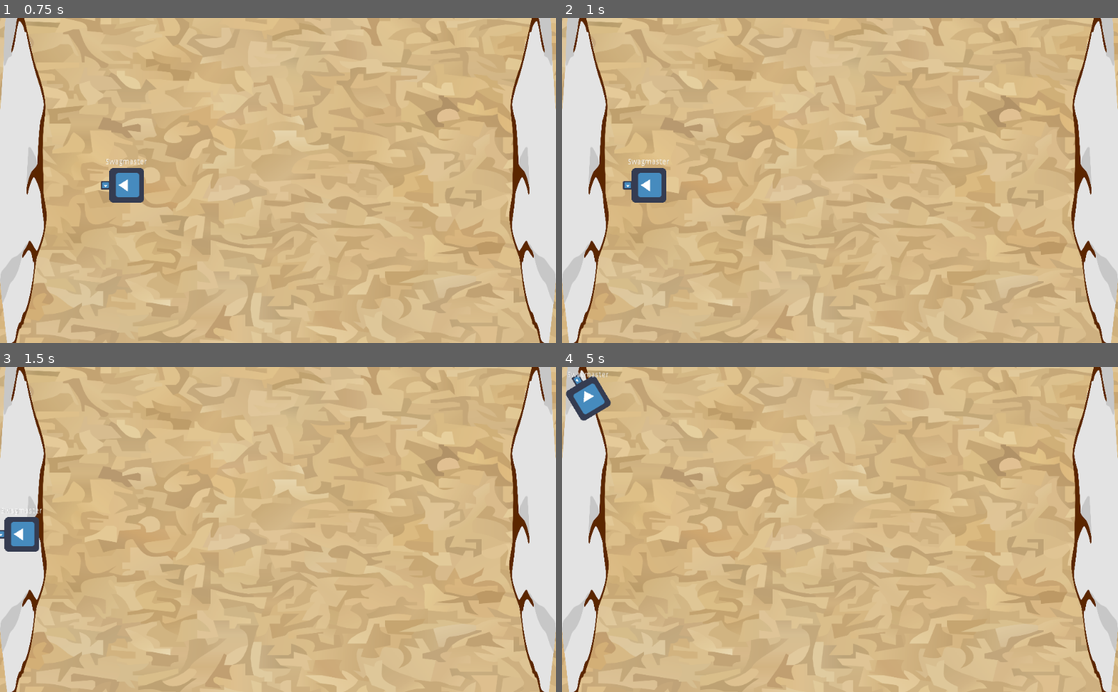
Above: before the commit, frames 1-4 (two rows, left to right).
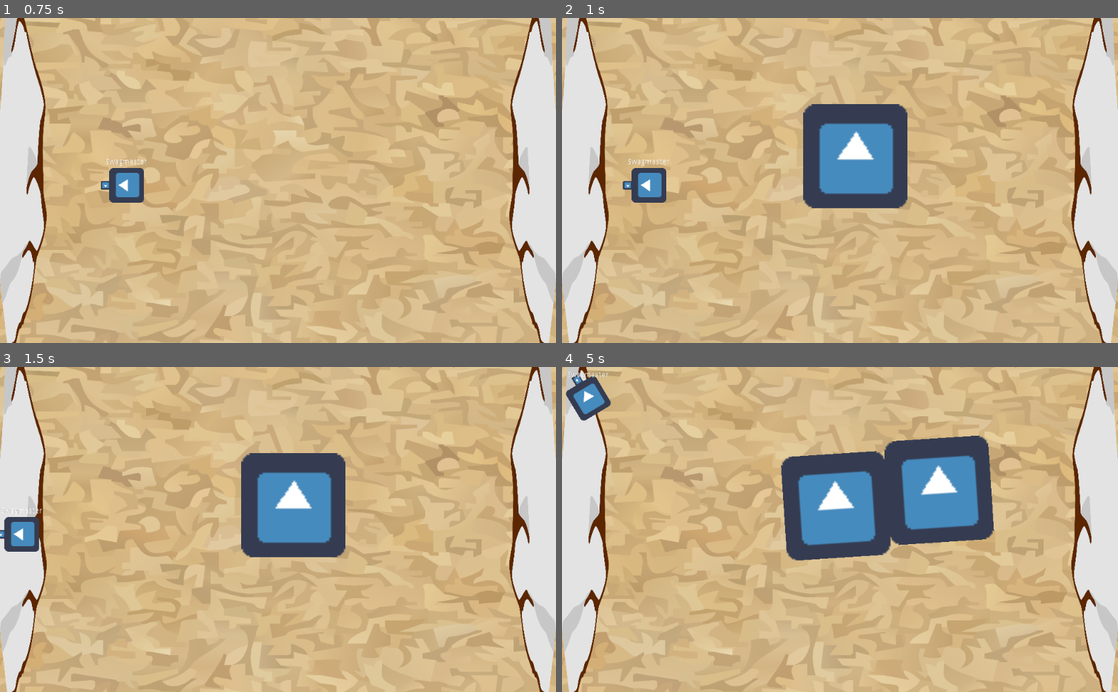
Above: after the commit, the same moments.

Repository: Luzzotica/BugOfWar
Game: Godot game, scene res://Entities/BugOfWar/BasicMap.tscn
Two runs of this game, one before a commit and one after it. Both use one fixed random seed, a clock stepped at 60 frames per second and the inputs below. This scene is started directly instead of the project's main scene. The engine's default icon, where the game draws it, is replaced by a stand-in: a white triangle on a blue panel in a dark square.
Inputs (mouse positions are in pixels of both pictures, inside the frame that each line leads up to):
- Up to frame 1 (0.75 s): tap Enter at 0.5 s; move the mouse to (400, 164) at 0.52 s; hold Right (ui_right) from 0.53 s (still down); hold A (a) from 0.53 s (still down); click (400, 164) at 0.67 s
- Up to frame 2 (1 s): keep holding Right (ui_right); keep holding A (a); tap D (d) at 0.8 s
- Up to frame 3 (1.5 s): release Right (ui_right) at 1.25 s; release A (a) at 1.25 s; drag from (166, 545) to (22, 529) at 1.27 s
- Up to frame 4 (5 s): tap Space (special) at 2, 3.5 s; move the mouse to (895, 458) at 2.02 s; hold Right (ui_right) 2.03-2.75 s; hold Shift (grab) 2.03-2.75 s; tap S (s) at 2.3 s; tap Enter at 2.75 s; drag from (812, 594) to (1095, 529) at 2.77 s; move the mouse to (1006, 578) at 3.52 s; hold Left (ui_left) 3.53-4.25 s; hold W (w) 3.53-4.25 s; tap A (a) at 3.8 s; drag from (673, 480) to (589, 383) at 4.27 s

Frame 1 is identical in both runs. In frame 2, 6.0% of the frame differs, in the area x 43-63%, y 26-59%; in frame 3, 6.0%; in frame 4, 12%, in the area x 39-78%, y 20-60%.

Commit message:
food items now spawn in random map locations with a random delay on the BasicMap; ants can drag into anthill

Diff:
--- a/Entities/BugOfWar/Ant.gd
+++ b/Entities/BugOfWar/Ant.gd
@@ -54,11 +54,11 @@
 
 
 func is_grabbing_something() -> bool:
-	return pincer_pin_joint.node_b != NULL_PATH
+	return pincer_pin_joint.node_b != NULL_PATH and get_node(pincer_pin_joint.node_b) != null
 
 
 func get_grabbed_obj_position() -> Vector2:
-	return get_node(pincer_pin_joint.node_b).position
+	return get_node(pincer_pin_joint.node_b).global_position
 
 
 func take_damage(dmg: int):
--- a/Entities/BugOfWar/Anthill.gd
+++ b/Entities/BugOfWar/Anthill.gd
@@ -3,6 +3,44 @@
 # Declare member variables here. Examples:
 # var a = 2
 # var b = "text"
+
+var team_points: int = 0
+
+onready var anthill_area: Area2D = $"Anthill Area"
+
+
+func _physics_process(delta):
+	consume_consumables_in_anthill_area()
+
+
+func consume_consumables_in_anthill_area():
+	var consumables: Array = get_consumables_in_anthill_area()
+	for consumable in consumables:
+		consume(consumable)
+
+
+func get_consumables_in_anthill_area():
+	var physics_bodies_in_anthill_area: Array = anthill_area.get_overlapping_bodies()
+	var consumable_bodies: Array = try_get_consumable_bodies(physics_bodies_in_anthill_area)
+	return consumable_bodies
+
+
+func try_get_consumable_bodies(physics_bodies: Array) -> Array:
+	var result := Array()
+	for body in physics_bodies:
+		if is_consumable(body):
+			result.append(body)
+	return result
+
+
+func is_consumable(object: Object) -> bool:
+	return object.has_method("on_consumed")
+
+
+func consume(consumable: Object) -> void:
+	team_points += consumable.point_value
+	consumable.on_consumed()
+	print("We now have", team_points, "points!")
 
 
 # Called when the node enters the scene tree for the first time.
--- a/Entities/BugOfWar/BasicMap.tscn
+++ b/Entities/BugOfWar/BasicMap.tscn
@@ -1,16 +1,21 @@
-[gd_scene load_steps=8 format=2]
+[gd_scene load_steps=11 format=2]
 
 [ext_resource path="res://resources/drawable/Sand Map 2 (Screenshot bc we can't export).png" type="Texture" id=1]
 [ext_resource path="res://Entities/BugOfWar/Anthill.tscn" type="PackedScene" id=2]
 [ext_resource path="res://Entities/BugOfWar/BasicMap.gd" type="Script" id=3]
 [ext_resource path="res://Scripts/Controllers/PlayerController.tscn" type="PackedScene" id=4]
 [ext_resource path="res://Entities/BugOfWar/Ant.tscn" type="PackedScene" id=5]
+[ext_resource path="res://Entities/BugOfWar/FoodSpawnArea.gd" type="Script" id=6]
+[ext_resource path="res://Entities/BugOfWar/Food.tscn" type="PackedScene" id=7]
 
 [sub_resource type="RectangleShape2D" id=1]
 extents = Vector2( 512, 4.98372 )
 
 [sub_resource type="RectangleShape2D" id=2]
 extents = Vector2( 5.5, 299.5 )
+
+[sub_resource type="RectangleShape2D" id=3]
+extents = Vector2( 314, 213.25 )
 
 [node name="BasicMap" type="Node2D"]
 script = ExtResource( 3 )
@@ -50,3 +55,21 @@
 
 [node name="Ant" parent="." instance=ExtResource( 5 )]
 position = Vector2( 300, 309 )
+
+[node name="FoodSpawnArea" type="Node2D" parent="."]
+script = ExtResource( 6 )
+Food = ExtResource( 7 )
+
+[node name="SpawnArea" type="Area2D" parent="FoodSpawnArea"]
+position = Vector2( 519, 278 )
+
+[node name="Shape" type="CollisionShape2D" parent="FoodSpawnArea/SpawnArea"]
+position = Vector2( -9, 20.75 )
+shape = SubResource( 3 )
+
+[node name="FoodGroup" type="Node2D" parent="FoodSpawnArea"]
+position = Vector2( 518, 278 )
+
+[node name="SpawnTimer" type="Timer" parent="FoodSpawnArea"]
+
+[connection signal="timeout" from="FoodSpawnArea/SpawnTimer" to="FoodSpawnArea" method="_on_SpawnTimer_timeout"]
--- a/Entities/BugOfWar/Food.gd
+++ b/Entities/BugOfWar/Food.gd
@@ -3,6 +3,7 @@
 # Declare member variables here. Examples:
 # var a = 2
 # var b = "text"
+export(int) var point_value = 0
 
 
 # Called when the node enters the scene tree for the first time.
@@ -16,6 +17,12 @@
 
 func on_grabbed():
 	print("I done been grabbed! -Fruit")
+
+
+func on_consumed():
+	print("CONSUMED!!!")
+	call_deferred("queue_free")
+
 # Called every frame. 'delta' is the elapsed time since the previous frame.
 #func _process(delta):
 #	pass
--- /dev/null
+++ b/Entities/BugOfWar/FoodSpawnArea.gd
@@ -0,0 +1,72 @@
+extends Node2D
+class_name FoodSpawnArea
+
+export(int) var max_food_items = 2
+export(float) var min_wait_time_seconds = 1
+export(float) var max_wait_time_seconds = 5
+export(PackedScene) var Food
+
+onready var food_group: Node = $"FoodGroup"
+onready var spawn_area_shape: CollisionShape2D = $"SpawnArea/Shape"
+onready var spawn_area_rect: RectangleShape2D = spawn_area_shape.shape
+onready var spawn_timer: Timer = $SpawnTimer
+
+
+func _ready():
+	spawn_timer.connect("timeout", self, "_on_spawn_wait_timeout")
+	start_random_wait()
+
+
+func _on_SpawnTimer_timeout():
+	print("Wait complete!")
+	spawn_food_if_should()
+	start_random_wait()
+
+
+func spawn_food_if_should() -> void:
+	print("Time remaining ", spawn_timer.time_left, " is_wait_complete() ", is_wait_complete())
+
+	if not is_max_food_spawned():
+		spawn_food_in_random_position_in_spawn_area()
+
+
+func spawn_food_in_random_position_in_spawn_area():
+	var random_pos: Vector2 = get_random_position_in_spawn_area()
+	spawn_food(random_pos)
+
+
+func spawn_food(init_pos: Vector2) -> void:
+	print("Spawning new food at ", init_pos)
+
+	var new_food = Food.instance()
+	new_food.position = init_pos
+	new_food.point_value = 10
+
+	food_group.add_child(new_food)
+
+
+func get_current_food_count() -> int:
+	return food_group.get_child_count()
+
+
+func start_random_wait() -> void:
+	var wait_time: float = get_wait_time_seconds()
+	spawn_timer.start()
+	spawn_timer.set_wait_time(wait_time)
+	print("Starting a ", wait_time, " second wait.")
+
+
+func is_wait_complete() -> bool:
+	return spawn_timer.time_left <= 0
+
+
+func is_max_food_spawned() -> bool:
+	return get_current_food_count() >= max_food_items
+
+
+func get_wait_time_seconds() -> float:
+	return rand_range(min_wait_time_seconds, max_wait_time_seconds)
+
+func get_random_position_in_spawn_area() -> Vector2:
+	var spawn_position: Vector2 = RandomCoordinateFactory.get_point_in_rectangle(spawn_area_rect)
+	return spawn_position
--- a/Scripts/RandomCoordinateFactory.gd
+++ b/Scripts/RandomCoordinateFactory.gd
@@ -2,20 +2,22 @@
 
 var rng = RandomNumberGenerator.new()
 
+
 # Called when the node enters the scene tree for the first time.
 func _ready():
-	pass # Replace with function body.
+	pass  # Replace with function body.
 
 
 # Called every frame. 'delta' is the elapsed time since the previous frame.
 #func _process(delta):
 #	pass
 
-func get_point_in_area(area: Area2D) -> Vector2:
+
+func get_point_in_rectangle(shape: RectangleShape2D) -> Vector2:
 	# get the size of the shape
-	var extent = area.shape.extents
+	var extent = shape.extents
 	# get the center, but then modify it to be the corner of the area
-	var origin = area.global_position - extent / 2.0
+	var origin = global_position - extent / 2.0
 	# uniformly generate an X and a Y inside the rectangle's area
 	var x = rng.randf_range(origin.x, extent.x)
 	var y = rng.randf_range(origin.y, extent.y)
--- a/project.godot
+++ b/project.godot
@@ -10,6 +10,11 @@
 
 _global_script_classes=[ {
 "base": "Node2D",
+"class": "FoodSpawnArea",
+"language": "GDScript",
+"path": "res://Entities/BugOfWar/FoodSpawnArea.gd"
+}, {
+"base": "Node2D",
 "class": "PlayerController",
 "language": "GDScript",
 "path": "res://Scripts/Controllers/PlayerController.gd"
@@ -20,6 +25,7 @@
 "path": "res://joystick/virtual_joystick.gd"
 } ]
 _global_script_class_icons={
+"FoodSpawnArea": "",
 "PlayerController": "",
 "VirtualJoystick": ""
 }
